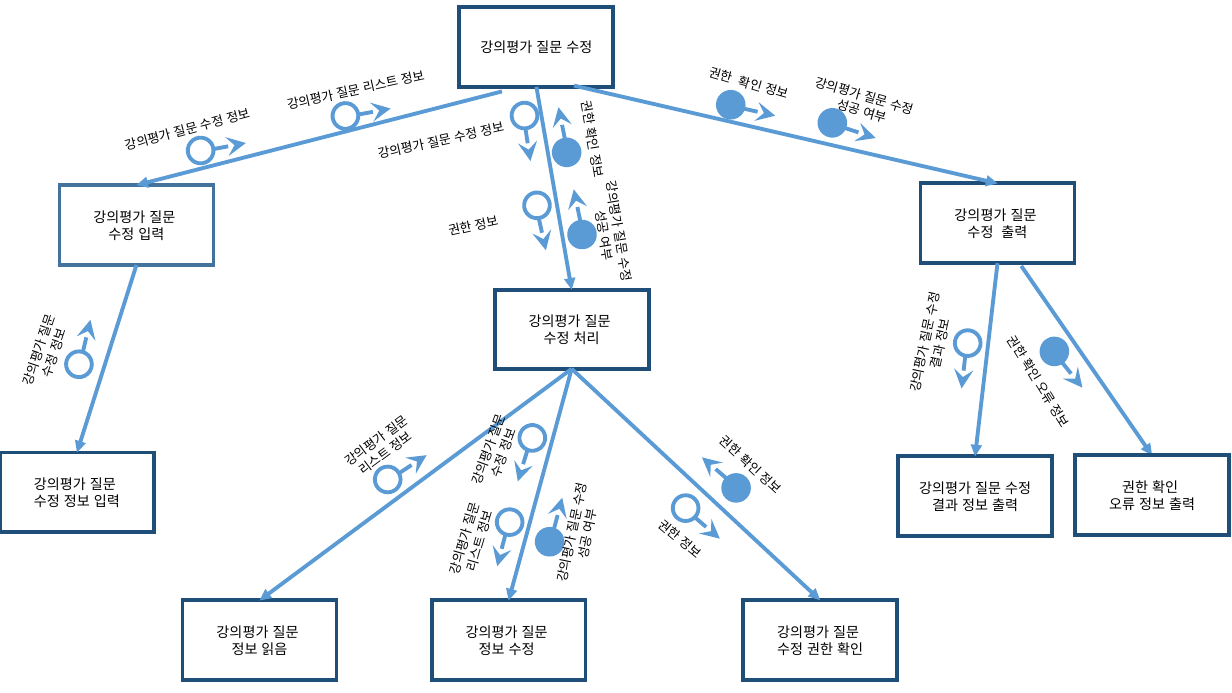
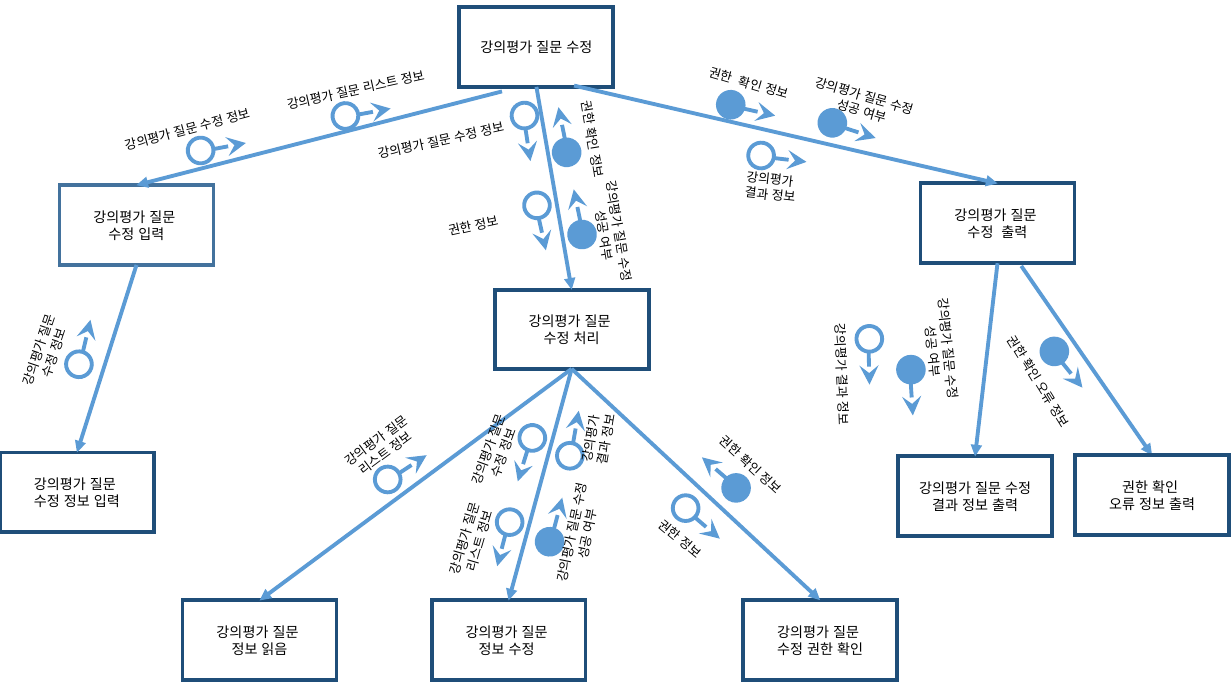
Before and after one commit to se04/se04, a slide deck: slide 1 of SDD 관련 자료/작업 결과물/프로그램 구조도(트랜스폼, 트랜젝션)/강의평가 질문 수정.pptx. Drawn at 1232x693 pixels with LibreOffice and Linux fonts; fonts in the diff are those of the drawing. Boxes give left, top, right and bottom in pixels: in the first picture for what was removed or moved away, otherwise in the second. Text is boxed around its words. In the diff, an @@ line names an element or a change of style, - is before the commit and + after.

```diff
--- a/SDD 관련 자료/작업 결과물/프로그램 구조도(트랜스폼, 트랜젝션)/강의평가 질문 수정.pptx
+++ b/SDD 관련 자료/작업 결과물/프로그램 구조도(트랜스폼, 트랜젝션)/강의평가 질문 수정.pptx
@@ ellipse added at (x1=744, y1=137, x2=780, y2=173), outline #5B9BD5 3 pt @@
@@ text added at (x1=744, y1=169, x2=794, y2=201), 10 pt, text #000000 @@
+강의평가
+결과 정보
@@ arrow added from (774, 158) to (807, 162), #5B9BD5 3 pt @@
@@ text "강의평가 질문 수정" moved from (x1=904, y1=321, x2=952, y2=391) to (x1=922, y1=302, x2=960, y2=376) @@
@@ text "강의평가 질문 수정" at (x1=922, y1=302, x2=960, y2=376): rotation 281 to 84 degrees @@
@@ text added at (x1=832, y1=328, x2=853, y2=424), 10 pt, text #000000 @@
+강의평가 결과 정보
@@ ellipse at (x1=851, y1=321, x2=888, y2=357): rotation 55 to 47 degrees @@
@@ text at (x1=922, y1=329, x2=945, y2=376): text changed @@
-결과 정보
+성공 여부
@@ arrow added from (869, 352) to (870, 384), #5B9BD5 3 pt @@
@@ ellipse added at (x1=893, y1=351, x2=930, y2=388), fill #5B9BD5, outline #5B9BD5 3 pt @@
@@ arrow moved from (962, 389) - (966, 356) to (913, 416) - (911, 383) @@
@@ arrow added from (573, 444) to (579, 411), #5B9BD5 3 pt @@
@@ text added at (x1=577, y1=417, x2=616, y2=463), 10 pt, text #000000 @@
+강의평가
+결과 정보
@@ ellipse added at (x1=553, y1=438, x2=588, y2=473), outline #5B9BD5 3 pt @@
```
Also in this commit, not shown: 8 other files.
